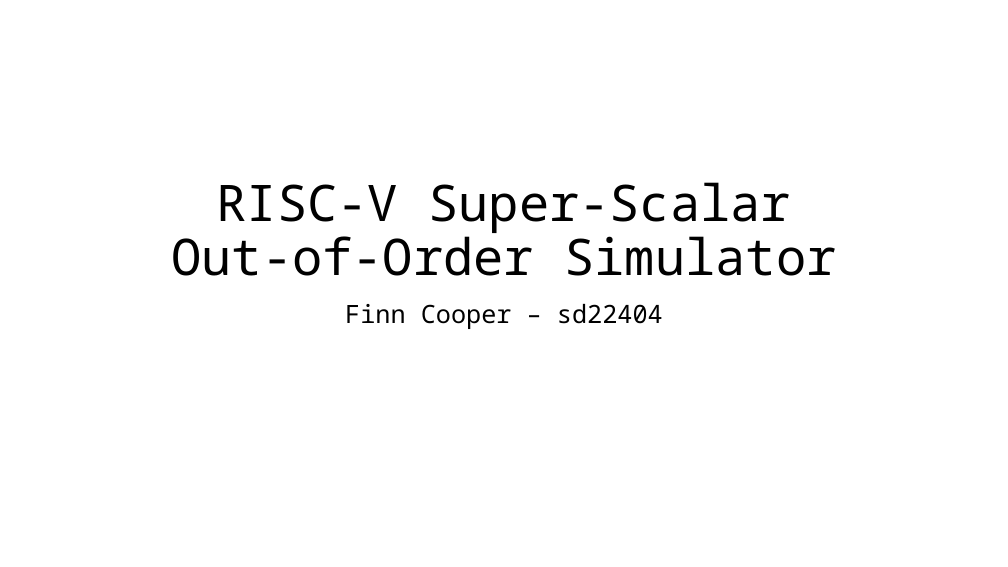
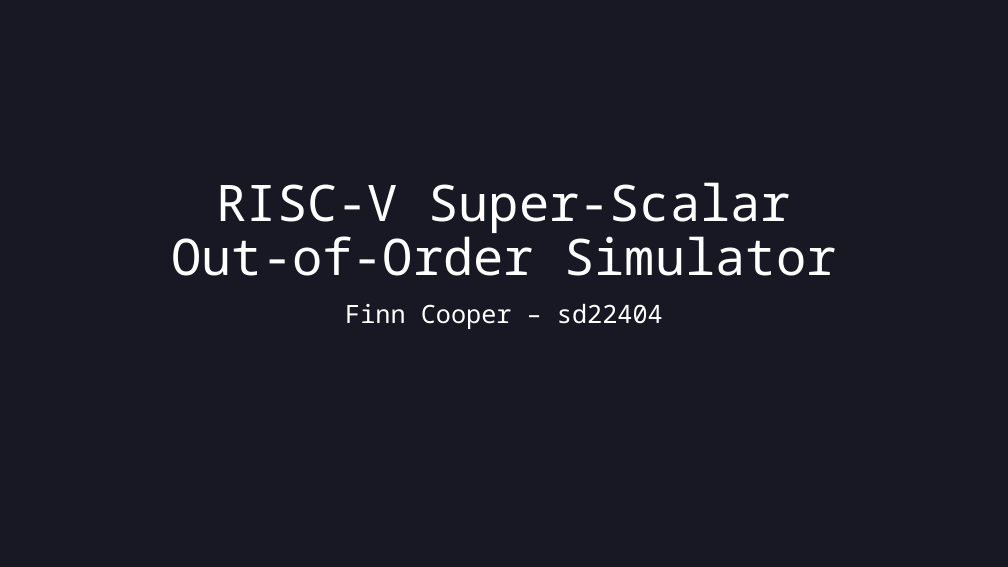
Before and after one commit to finnjcooper/COMS30046, a slide deck: slide 1 of docs/final presentation.pptx. Drawn at 1008x567 pixels with LibreOffice and Linux fonts; fonts in the diff are those of the drawing. Boxes give left, top, right and bottom in pixels: in the first picture for what was removed or moved away, otherwise in the second. Text is boxed around its words. In the diff, an @@ line names an element or a change of style, - is before the commit and + after.

```diff
--- a/docs/final presentation.pptx
+++ b/docs/final presentation.pptx
@@ background #FFFFFF to #181825 @@
@@ title "RISC-V Super-Scalar Out-of-Order Simulator" at box(171, 182, 836, 276): text colour #000000 to #FFFFFF @@
@@ subtitle "Finn Cooper – sd22404" at box(345, 304, 663, 329): text colour #000000 to #FFFFFF @@
```
Also in this commit, not shown: 5 other slides changed, 1 slide added, 1 slide removed.
